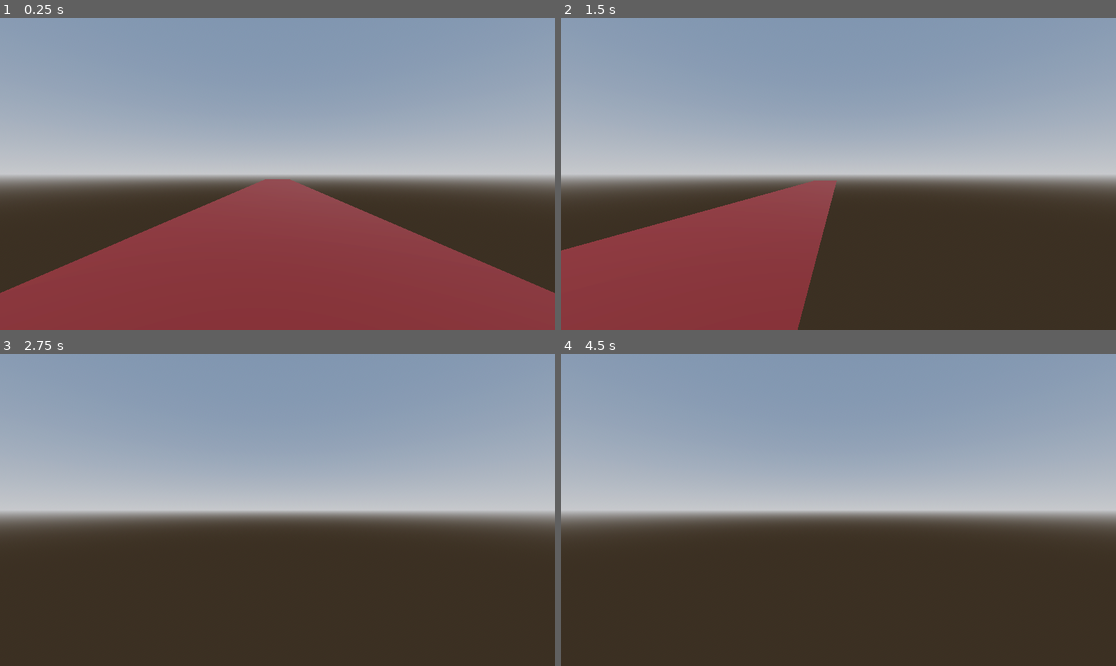
Above: before the commit, frames 1-4 (two rows, left to right).
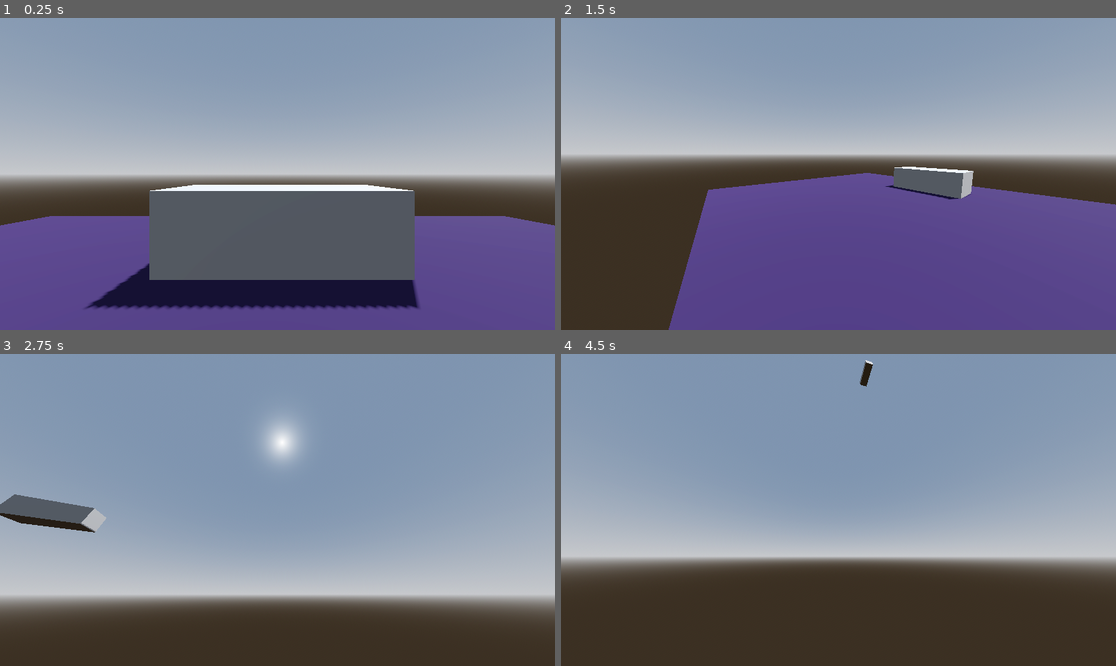
Above: after the commit, the same moments.

Repository: a-meriac/FPS_Tag
Game: Godot game, scene res://test.tscn
Same seed, same stepped clock (60 frames per second), same inputs: the game is played once before the commit and once after it. The project has no main scene, so this scene is started directly.
Inputs (mouse positions are in pixels of both pictures, inside the frame that each line leads up to):
- Up to frame 1 (0.25 s): no input
- Up to frame 2 (1.5 s): tap Enter (ui_accept) at 0.5, 0.8, 1.35 s; move the mouse to (960, 158) at 0.52 s; hold D (right) 0.53-1.28 s; hold Shift (sprint) 0.53-1.28 s; tap Space (jump) at 0.77, 1.07 s; move the mouse to (727, 189) at 1.27 s; hold S (back) from 1.28 s (still down)
- Up to frame 3 (2.75 s): tap Space (jump) at 1.52, 1.55, 1.82, 2.1 s; move the mouse to (333, 441) at 2.02 s; release S (back) at 2.03 s; hold D (right) from 2.03 s (still down); hold Shift (sprint) from 2.03 s (still down)
- Up to frame 4 (4.5 s): move the mouse to (810, 572) at 2.77 s; release D (right) at 2.78 s; release Shift (sprint) at 2.78 s; hold W (forward) 2.78-3.53 s; tap Shift (sprint) at 2.85, 4.35 s; tap Space (jump) at 3.02, 3.32, 3.77, 3.8, 4.07 s; tap Enter (ui_accept) at 3.05, 3.5, 3.6, 4.25 s; move the mouse to (1005, 556) at 3.52 s; hold A (left) from 3.53 s (still down); move the mouse to (672, 463) at 4.27 s

The runs differ from the first frame. In frame 1, 41% of the frame differs, in the area x 0-100%, y 51-100%; in frame 2, 52%, in the area x 0-100%, y 44-100%; in frame 3, 52%; in frame 4, 35%.

Commit message:
character controller + looking around works

Diff:
--- a/player.gd
+++ b/player.gd
@@ -1,28 +1,67 @@
 extends CharacterBody3D
 
-
-const SPEED = 7.0
-const JUMP_VELOCITY = 5.5
+var speed
+const WALK_SPEED = 7.0
+const SPRINT_SPEED = 11.0
+const JUMP_VELOCITY = 6.5
+const SENSITIVITY = 0.004
 
 
-func _physics_process(delta: float) -> void:
+#fov variables
+const BASE_FOV = 75.0
+const FOV_CHANGE = 1.5
+
+# Get the gravity from the project settings to be synced with RigidBody nodes.
+var gravity = 15
+
+@onready var head = $Head
+@onready var camera = $Head/Camera3D
+
+
+func _ready():
+	Input.set_mouse_mode(Input.MOUSE_MODE_CAPTURED)
+
+
+func _unhandled_input(event):
+	if event is InputEventMouseMotion:
+		head.rotate_y(-event.relative.x * SENSITIVITY)
+		camera.rotate_x(-event.relative.y * SENSITIVITY)
+		camera.rotation.x = clamp(camera.rotation.x, deg_to_rad(-40), deg_to_rad(60))
+
+
+func _physics_process(delta):
 	# Add the gravity.
 	if not is_on_floor():
-		velocity += get_gravity() * delta
+		velocity.y -= gravity * delta
 
-	# Handle jump.
-	if Input.is_action_just_pressed("ui_accept") and is_on_floor():
+	# Handle Jump.
+	if Input.is_action_just_pressed("jump") and is_on_floor():
 		velocity.y = JUMP_VELOCITY
 
+	# Handle Sprint.
+	if Input.is_action_pressed("sprint"):
+		speed = SPRINT_SPEED
+	else:
+		speed = WALK_SPEED
+
 	# Get the input direction and handle the movement/deceleration.
-	# As good practice, you should replace UI actions with custom gameplay actions.
-	var input_dir := Input.get_vector("left", "right", "forward", "back")
-	var direction := (transform.basis * Vector3(input_dir.x, 0, input_dir.y)).normalized()
-	if direction:
-		velocity.x = direction.x * SPEED
-		velocity.z = direction.z * SPEED
+	var input_dir = Input.get_vector("left", "right", "forward", "back")
+	var direction = (head.transform.basis * transform.basis * Vector3(input_dir.x, 0, input_dir.y)).normalized()
+	if is_on_floor():
+		if direction:
+			velocity.x = direction.x * speed
+			velocity.z = direction.z * speed
+		else:
+			velocity.x = lerp(velocity.x, direction.x * speed, delta * 7.0)
+			velocity.z = lerp(velocity.z, direction.z * speed, delta * 7.0)
 	else:
-		velocity.x = move_toward(velocity.x, 0, SPEED)
-		velocity.z = move_toward(velocity.z, 0, SPEED)
+		velocity.x = lerp(velocity.x, direction.x * speed, delta * 3.0)
+		velocity.z = lerp(velocity.z, direction.z * speed, delta * 3.0)
+
+
+	# FOV
+	var velocity_clamped = clamp(velocity.length(), 0.5, SPRINT_SPEED * 2)
+	var target_fov = BASE_FOV + FOV_CHANGE * velocity_clamped
+	camera.fov = lerp(camera.fov, target_fov, delta * 8.0)
 
 	move_and_slide()
--- a/test.tscn
+++ b/test.tscn
@@ -19,7 +19,7 @@
 
 [sub_resource type="StandardMaterial3D" id="StandardMaterial3D_8j1nv"]
 next_pass = SubResource("PlaceholderMaterial_os8p4")
-albedo_color = Color(0.262745, 0, 0, 1)
+albedo_color = Color(0.151782, 0.0808579, 0.229474, 1)
 
 [sub_resource type="PlaneMesh" id="PlaneMesh_ejddu"]
 size = Vector2(10, 10)
@@ -32,6 +32,11 @@
 [sub_resource type="ConvexPolygonShape3D" id="ConvexPolygonShape3D_c7r2y"]
 points = PackedVector3Array(-0.125207, -0.532801, -0.480507, 0.0227831, 0.47607, 0.498884, 0.169713, 0.559144, 0.464172 …(924 unchanged characters)…
 
+[sub_resource type="BoxMesh" id="BoxMesh_pds44"]
+
+[sub_resource type="ConvexPolygonShape3D" id="ConvexPolygonShape3D_j61wc"]
+points = PackedVector3Array(-0.5, -0.5, -0.5, 0.5, 0.5, 0.5, 0.5, -0.5, 0.5, 0.5, 0.5, -0.5, -0.5, 0.5, 0.5, 0.5, -0.5, -0.5, -0.5, -0.5, 0.5, -0.5, 0.5, -0.5)
+
 [node name="Test" type="Node3D"]
 transform = Transform3D(1.28323, 0, 0, 0, 1.28323, 0, 0, 0, 1.28323, 0, 0, 0)
 
@@ -43,7 +48,7 @@
 shadow_enabled = true
 
 [node name="Floor" type="MeshInstance3D" parent="."]
-transform = Transform3D(-0.707672, 0, 0, 0, 1.39154, 0, 0, 0, -12.5864, 0, 0, 0)
+transform = Transform3D(-1.64994, 0, 0, 0, 1.39154, 0, 0, 0, -1.45121, 0, 0, 0)
 material_override = SubResource("StandardMaterial3D_8j1nv")
 mesh = SubResource("PlaneMesh_ejddu")
 skeleton = NodePath("")
@@ -54,6 +59,7 @@
 shape = SubResource("ConcavePolygonShape3D_0vddk")
 
 [node name="player" type="CharacterBody3D" parent="."]
+transform = Transform3D(1.00767, 0, 0, 0, 1.00767, 0, 0, 0, 1.00767, 0, 0, 0)
 script = ExtResource("1_gg04t")
 
 [node name="MeshInstance3D" type="MeshInstance3D" parent="player"]
@@ -64,8 +70,18 @@
 transform = Transform3D(1, 0, 0, 0, 1, 0, 0, 0, 1, 0, 1.01994, 0)
 shape = SubResource("ConvexPolygonShape3D_c7r2y")
 
-[node name="head" type="Node3D" parent="player"]
+[node name="Head" type="Node3D" parent="player"]
 transform = Transform3D(1, 0, 0, 0, 1, 0, 0, 0, 1, 0, 1.56211, 0)
 
-[node name="Camera3D" type="Camera3D" parent="player/head"]
-transform = Transform3D(0.779284, 0, 0, 0, 0.779284, 0, 0, 0, 0.779284, 0, 0, 0)
+[node name="Camera3D" type="Camera3D" parent="player/Head"]
+transform = Transform3D(0.773353, 0, 0, 0, 0.773353, 0, 0, 0, 0.773353, 0, -1.19209e-07, 0)
+
+[node name="MeshInstance3D" type="MeshInstance3D" parent="."]
+transform = Transform3D(3.82145, 0, 0, 0, 1.3681, 0, 0, 0, 1.7705, 0.0619175, 0.603939, -3.77592)
+mesh = SubResource("BoxMesh_pds44")
+
+[node name="StaticBody3D" type="StaticBody3D" parent="MeshInstance3D"]
+
+[node name="CollisionShape3D" type="CollisionShape3D" parent="MeshInstance3D/StaticBody3D"]
+transform = Transform3D(1, 0, 0, 0, 1, 0, 0, 0, 1, 0, 0, 0)
+shape = SubResource("ConvexPolygonShape3D_j61wc")
Not shown: 1 places in test.tscn that only renumber resources
